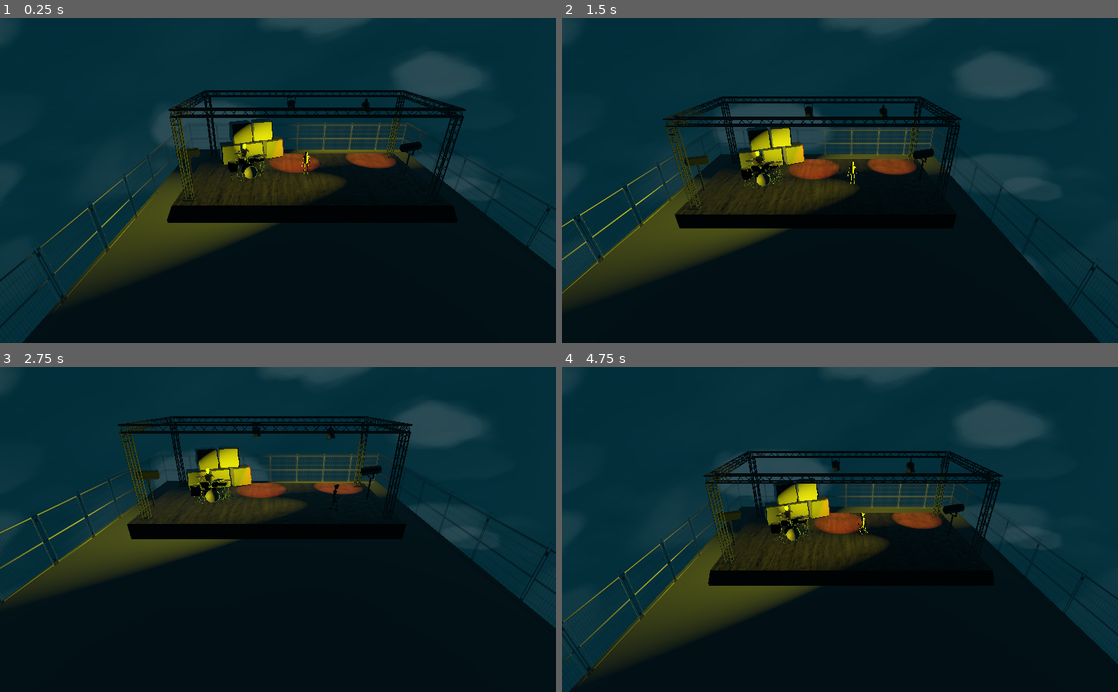
Above: before the commit, frames 1-4 (two rows, left to right).
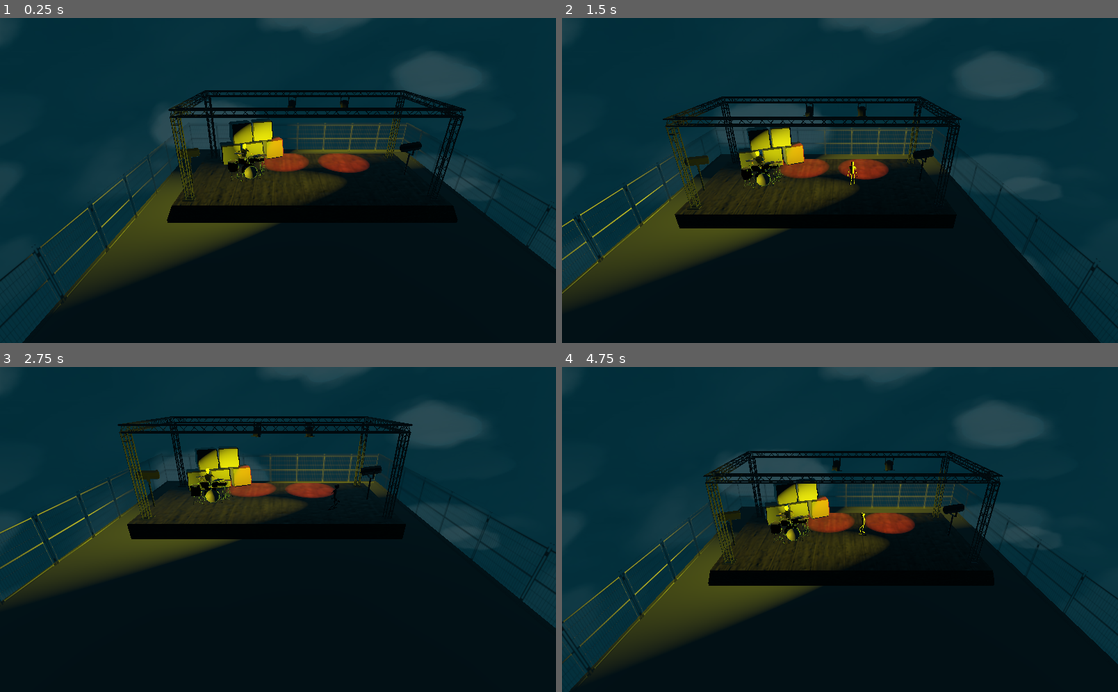
Above: after the commit, the same moments.

Repository: MartiniMoe/WubbaLubbaDubDub
Game: Godot game, scene res://scenes/Main.tscn
The game is run twice, just before and just after one commit, with the same random seed, the same clock (stepped at 60 frames per second) and the same inputs.
Inputs:
- Up to frame 1 (0.25 s): no input
- Up to frame 2 (1.5 s): hold Right (ui_right) 0.53-1.28 s; tap Space (ui_select) at 0.77 s; hold Down (ui_down) from 1.28 s (still down)
- Up to frame 3 (2.75 s): tap Space (ui_select) at 1.52 s; release Down (ui_down) at 2.03 s; hold Right (ui_right) from 2.03 s (still down)
- Up to frame 4 (4.75 s): release Right (ui_right) at 2.78 s; hold Up (ui_up) 2.78-3.53 s; tap Space (ui_select) at 3.02, 3.77, 4.52 s; hold Left (ui_left) from 3.53 s (still down)

The runs differ from the first frame. In frame 1, 1.0% of the frame differs, in the area x 46-72%, y 24-49%; in frame 2, 1.0%; in frame 3, 0.8%; in frame 4, 1.1%, in the area x 43-69%, y 27-52%.
Error in both runs: Invalid call. Nonexistent function 'stop_all' in base 'AnimationPlayer'. (res://scripts/Spotlight_oben.gd:23)

Commit message:
give impulse to wake spots

Diff:
--- a/godot_project/scenes/Main.tscn
+++ b/godot_project/scenes/Main.tscn
@@ -1,16 +1,15 @@
-[gd_scene load_steps=13 format=2]
+[gd_scene load_steps=12 format=2]
 
 [ext_resource path="res://scenes/Player.tscn" type="PackedScene" id=1]
 [ext_resource path="res://scenes/Camera.tscn" type="PackedScene" id=2]
-[ext_resource path="res://default_env.tres" type="Environment" id=3]
-[ext_resource path="res://scenes/Stage.tscn" type="PackedScene" id=4]
-[ext_resource path="res://scenes/PlayerPH.tscn" type="PackedScene" id=5]
-[ext_resource path="res://scenes/Spotlight_unten.tscn" type="PackedScene" id=6]
-[ext_resource path="res://scenes/Spotlight_oben.tscn" type="PackedScene" id=7]
-[ext_resource path="res://scenes/Strobolight.tscn" type="PackedScene" id=8]
-[ext_resource path="res://scenes/Amp.tscn" type="PackedScene" id=9]
-[ext_resource path="res://scenes/Drummer.tscn" type="PackedScene" id=10]
-[ext_resource path="res://scenes/Floor.tscn" type="PackedScene" id=11]
+[ext_resource path="res://scenes/Stage.tscn" type="PackedScene" id=3]
+[ext_resource path="res://scenes/PlayerPH.tscn" type="PackedScene" id=4]
+[ext_resource path="res://scenes/Spotlight_unten.tscn" type="PackedScene" id=5]
+[ext_resource path="res://scenes/Strobolight.tscn" type="PackedScene" id=6]
+[ext_resource path="res://scenes/Amp.tscn" type="PackedScene" id=7]
+[ext_resource path="res://scenes/Drummer.tscn" type="PackedScene" id=8]
+[ext_resource path="res://scenes/Floor.tscn" type="PackedScene" id=9]
+[ext_resource path="res://scenes/Spotlight_oben.tscn" type="PackedScene" id=10]
 
 [sub_resource type="Animation" id=1]
 
@@ -23,19 +22,17 @@
 
 [node name="Player" parent="." instance=ExtResource( 1 )]
 
-transform = Transform( 1, 0, 0, 0, 1, 0, 0, 0, 1, 0, -2.87706, 0 )
+transform = Transform( 1, 0, 0, 0, 1, 0, 0, 0, 1, 0, 15.5881, 0 )
 
 [node name="Camera" parent="." instance=ExtResource( 2 )]
 
 transform = Transform( 1, 0, 0, 0, 0.859218, 0.511611, 0, -0.511611, 0.859218, 0, 5.15782, 22.7131 )
-environment = ExtResource( 3 )
-_sections_unfolded = [ "Transform", "doppler" ]
 
-[node name="Stage" parent="." instance=ExtResource( 4 )]
+[node name="Stage" parent="." instance=ExtResource( 3 )]
 
 transform = Transform( 3, 0, 0, 0, 3, 0, 0, 0, 3, 0, -1.53958, 0 )
 
-[node name="Scene Root" parent="." instance=ExtResource( 5 )]
+[node name="Scene Root" parent="." instance=ExtResource( 4 )]
 
 transform = Transform( 1, 0, 0, 0, 1, 0, 0, 0, 1, 0, 0.944996, 0 )
 
@@ -50,70 +47,67 @@
 blend_times = [  ]
 autoplay = "spot"
 
-[node name="Spotlight_unten" parent="." instance=ExtResource( 6 )]
+[node name="Spotlight_unten" parent="." instance=ExtResource( 5 )]
 
 transform = Transform( 0.333648, 0, 0.220635, 0, 0.4, 0, -0.220635, 0, 0.333648, -10.4049, -5.17476, 1.8137 )
 light_color = Color( 1, 0.984375, 0, 1 )
 
-[node name="Spotlight_unten2" parent="." instance=ExtResource( 6 )]
+[node name="Spotlight_unten2" parent="." instance=ExtResource( 5 )]
 
 transform = Transform( -0.393675, 0, -0.0708514, 0, 0.4, 0, 0.0708514, 0, -0.393675, 9.60838, -5.21534, 0 )
 light_color = Color( 0.96875, 1, 0, 1 )
 
-[node name="Spotlight_oben" parent="." instance=ExtResource( 7 )]
-
-mode = 1
-transform = Transform( 0.548785, 0, -0.835963, 0, 1, 0, 0.835963, 0, 0.548785, 6.28379, 1.44656, -4.38644 )
-light_color = Color( 1, 0.515625, 0, 1 )
-player = NodePath("../Player")
-
-[node name="Spotlight_oben2" parent="." instance=ExtResource( 7 )]
-
-transform = Transform( -0.120564, 0, -0.992706, 0, 1, 0, 0.992706, 0, -0.120564, -3.52159, 3.12623, -4.42855 )
-mode = 1
-transform = Transform( -0.44952, 0, -0.893271, 0, 1, 0, 0.893271, 0, -0.44952, -1.31619, 1.58447, -4.42855 )
-light_color = Color( 1, 0.421875, 0, 1 )
-player = NodePath("../Player")
-
-[node name="OmniLight" parent="." instance=ExtResource( 8 )]
+[node name="OmniLight" parent="." instance=ExtResource( 6 )]
 
 transform = Transform( 1, 0, 0, 0, 1, 0, 0, 0, 1, 0, -1.54176, 0 )
 light_cull_mask = -1
 
-[node name="Amp" parent="." instance=ExtResource( 9 )]
+[node name="Amp" parent="." instance=ExtResource( 7 )]
 
 transform = Transform( -2.84738, 0, -0.944683, 0, 3, 0, 0.944683, 0, -2.84738, -7.64506, -4.29511, -3.03407 )
 _sections_unfolded = [ "Transform" ]
 
-[node name="Amp2" parent="." instance=ExtResource( 9 )]
+[node name="Amp2" parent="." instance=ExtResource( 7 )]
 
 transform = Transform( -2.77417, 0, -1.14193, 0, 3, 0, 1.14193, 0, -2.77417, -5.46158, -4.29511, -3.89721 )
 _sections_unfolded = [ "Transform" ]
 
-[node name="Amp3" parent="." instance=ExtResource( 9 )]
+[node name="Amp3" parent="." instance=ExtResource( 7 )]
 
 transform = Transform( -2.72347, 0, -1.25804, 0, 3, 0, 1.25804, 0, -2.72347, -3.3394, -4.29511, -4.74924 )
 _sections_unfolded = [ "Transform" ]
 
-[node name="Amp4" parent="." instance=ExtResource( 9 )]
+[node name="Amp4" parent="." instance=ExtResource( 7 )]
 
 transform = Transform( -2.90433, 0, -0.751577, 0, 3, 0, 0.751577, 0, -2.90433, -4.42239, -2.19653, -4.40048 )
 _sections_unfolded = [ "Transform" ]
 
-[node name="Amp5" parent="." instance=ExtResource( 9 )]
+[node name="Amp5" parent="." instance=ExtResource( 7 )]
 
 transform = Transform( -2.71162, 0, -1.2834, 0, 3, 0, 1.2834, 0, -2.71162, -6.52542, -2.19653, -3.49495 )
 _sections_unfolded = [ "Transform" ]
 
-[node name="Drummer" parent="." instance=ExtResource( 10 )]
+[node name="Drummer" parent="." instance=ExtResource( 8 )]
 
 transform = Transform( 1.03379, 0, 0.94407, 0, 1.4, 0, -0.94407, 0, 1.03379, -5.95118, -4.97953, -0.956519 )
 _sections_unfolded = [ "Transform" ]
 
-[node name="Floor" parent="." instance=ExtResource( 11 )]
+[node name="Floor" parent="." instance=ExtResource( 9 )]
 
 transform = Transform( 1, 0, 0, 0, 1, 0, 0, 0, 1, 0, -6.29647, 5.36499 )
 _sections_unfolded = [ "Transform" ]
 
+[node name="Spotlight_oben" parent="." instance=ExtResource( 10 )]
+
+transform = Transform( -0.547958, 0, -0.836506, 0, 1, 0, 0.836506, 0, -0.547958, 4.12427, 1.59354, -4.49485 )
+light_color = Color( 1, 0.351562, 0, 1 )
+player = NodePath("../Player")
+
+[node name="Spotlight_oben2" parent="." instance=ExtResource( 10 )]
+
+transform = Transform( -0.977926, 0, -0.20895, 0, 1, 0, 0.20895, 0, -0.977926, -1.22387, 1.59354, -4.49485 )
+light_color = Color( 1, 0.304688, 0, 1 )
+player = NodePath("../Player")
+
 
 [editable path="Floor"]
--- a/godot_project/scenes/Spotlight_oben.tscn
+++ b/godot_project/scenes/Spotlight_oben.tscn
@@ -79,7 +79,7 @@
 input_capture_on_drag = false
 collision_layer = 1
 collision_mask = 1
-mode = 0
+mode = 1
 mass = 1.0
 friction = 1.0
 bounce = 0.0
--- a/godot_project/scripts/Spotlight_oben.gd
+++ b/godot_project/scripts/Spotlight_oben.gd
@@ -23,6 +23,7 @@
 		$AnimationPlayer.stop_all()
 		$TheSpot/Cylinder/SpotLight.light_energy = 0
 		mode = RigidBody.MODE_RIGID
+		apply_impulse(Vector3(0, 0, 0), Vector3(0, 0.5, 0))
 
 func wear():
 	state = State.WEARING
Not shown, added: godot_project/assets/textures/Soil 1_AO.jpg.import
Not shown, added: godot_project/assets/textures/Soil 1_Alb.jpg.import
Not shown, added: godot_project/assets/textures/Soil 1_Dif.jpg.import
Not shown, added: godot_project/assets/textures/Soil 1_Dis.jpg.import
Not shown, added: godot_project/assets/textures/Soil 1_Nor.jpg.import
Not shown, added: godot_project/assets/textures/Soil 1_Ref.jpg.import
Not shown, added: godot_project/assets/textures/Soil 1_Rou.jpg.import
